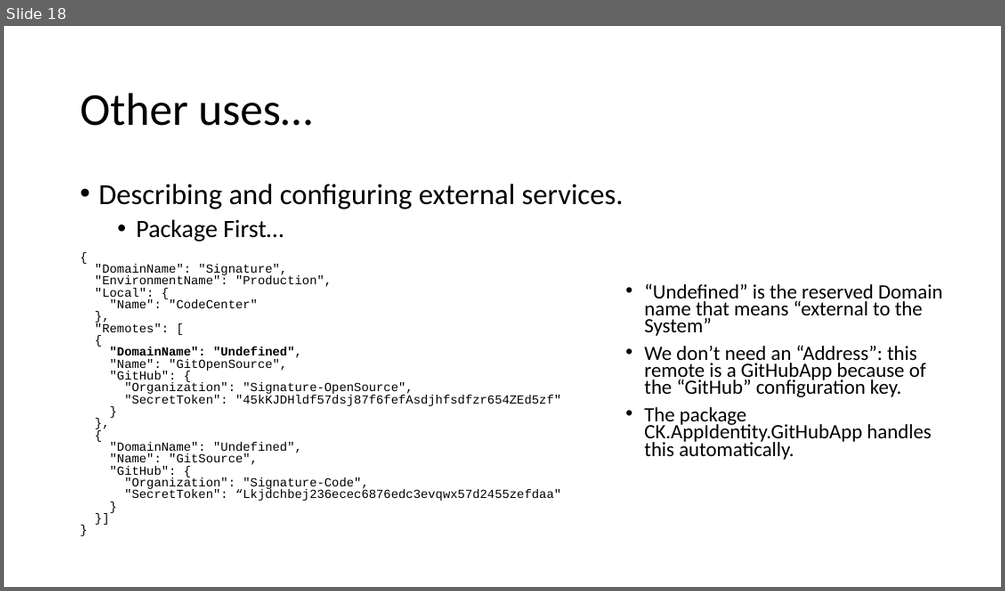
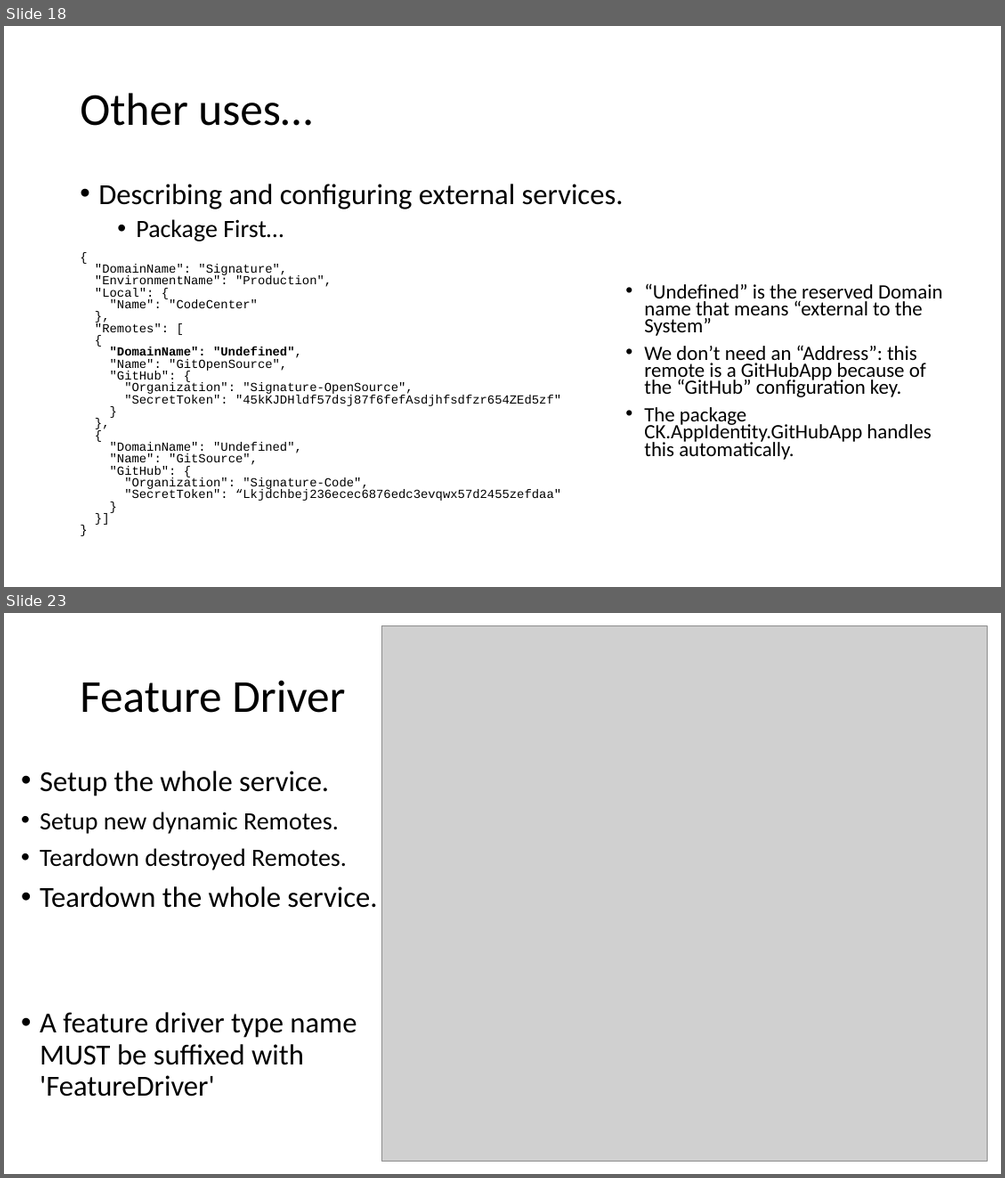
Before and after one commit to signature-opensource/CK-AppIdentity-Transport, a slide deck: Doc/CK-AppIdentity.pptx. Shown one above the other, each under a label of ours: slide 18 before the commit, slides 18 and 23 after it; the slides between them are not shown. The pictures are 1005x591 and 1005x1178 pixels, drawn with LibreOffice and Linux fonts; fonts in the diff are those of the drawing; grey boxes stand for pictures. Boxes give left, top, right and bottom in pixels: in the first picture for what was removed or moved away, otherwise in the second. Text is boxed around its words. In the diff, an @@ line names an element or a change of style, - is before the commit and + after.

Commit message:
Lot of stuff.
- New GetAllLeafRemotes() methods: simplifies Setup/Teardown codes.
- Channel current handler tracking.
- Poco channel basic implementation.
- Removed TransportMessage.IsResponse.
- Added OutgoingMessageFactory.Create with MutableSequence<byte>.
- Fixed RemoteParty.IsDestroyed.
- Lot of new doc.

```diff
--- a/Doc/CK-AppIdentity.pptx
+++ b/Doc/CK-AppIdentity.pptx
@@ slide 23 added at (x1=4, y1=613, x2=1001, y2=1174), background #FFFFFF @@
@@ picture added at (x1=381, y1=625, x2=987, y2=1161) @@
@@ title added at (x1=80, y1=680, x2=345, y2=713), 44 pt, text #000000 @@
+Feature Driver
@@ text added at (x1=40, y1=771, x2=377, y2=1096), 28 pt, text #000000 @@
+• Setup the whole service.
+• Setup new dynamic Remotes.
+• Teardown destroyed Remotes.
+• Teardown the whole service.
+• A feature driver type name MUST be suffixed with 'FeatureDriver'
```
Also in this commit, not shown: 10 other slides added, 47 other files.
